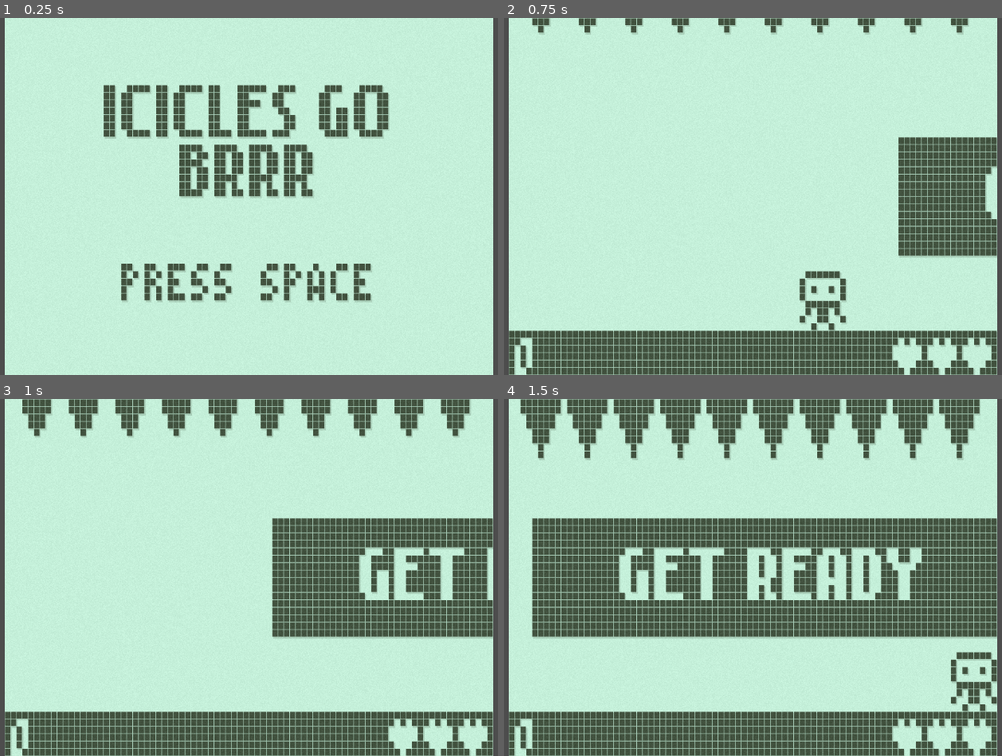
Above: before the commit, frames 1-4 (two rows, left to right).
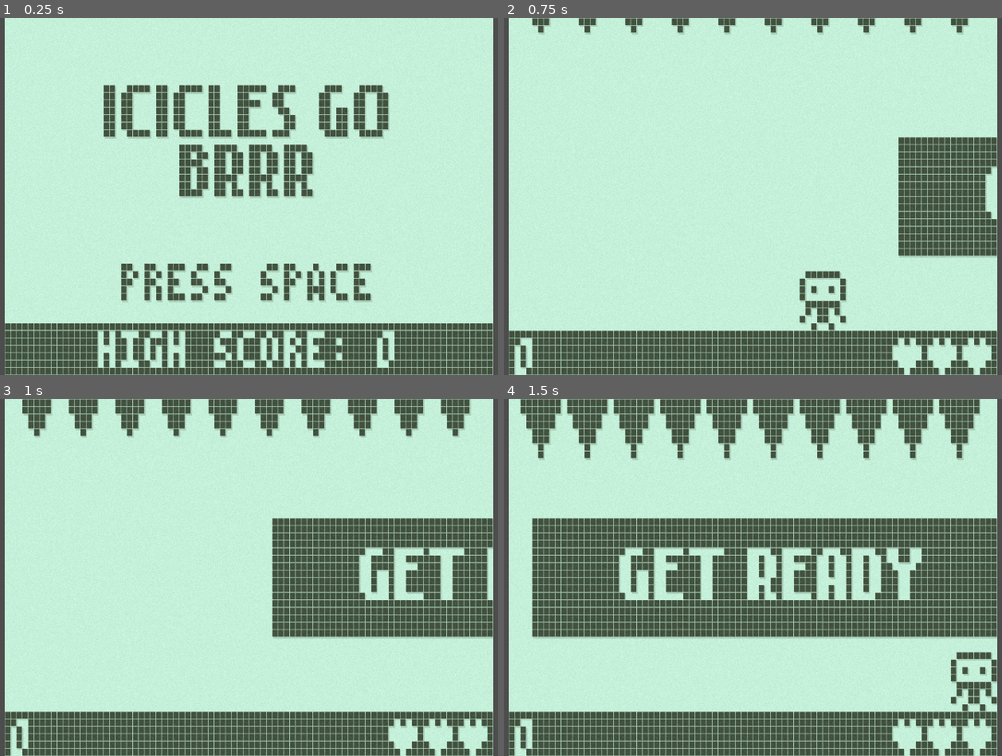
Above: after the commit, the same moments.

Repository: Qowface/nokiajam-6
Game: Godot game, scene res://main.tscn
Same seed, same stepped clock (60 frames per second), same inputs: the game is played once before the commit and once after it.
Inputs:
- Up to frame 1 (0.25 s): no input
- Up to frame 2 (0.75 s): tap Space (jump) at 0.5 s; hold Right (move_right) from 0.53 s (still down)
- Up to frame 3 (1 s): keep holding Right (move_right); tap Space (jump) at 0.77 s
- Up to frame 4 (1.5 s): keep holding Right (move_right)

The runs differ from the first frame. In frame 1, 12% of the frame differs, in the area x 0-100%, y 85-100%; in frame 2, nothing differs; in frame 3, nothing differs; in frame 4, nothing differs.

Commit message:
Implement high score.
Save and load stats from config file.
Display high score on start menu.

Diff:
--- a/scenes/start_menu.tscn
+++ b/scenes/start_menu.tscn
@@ -33,3 +33,21 @@
 text = "PRESS SPACE"
 horizontal_alignment = 1
 vertical_alignment = 1
+
+[node name="ColorRect" type="ColorRect" parent="."]
+layout_mode = 0
+offset_top = 41.0
+offset_right = 84.0
+offset_bottom = 48.0
+color = Color(0, 0, 0, 1)
+
+[node name="HighScoreLabel" type="Label" parent="."]
+layout_mode = 0
+offset_left = 1.0
+offset_top = 42.0
+offset_right = 83.0
+offset_bottom = 48.0
+theme_override_colors/font_color = Color(1, 1, 1, 1)
+theme_override_fonts/font = ExtResource("1_1fh0e")
+text = "HIGH SCORE: 123456"
+horizontal_alignment = 1
--- a/scripts/end_screen.gd
+++ b/scripts/end_screen.gd
@@ -2,14 +2,19 @@
 
 
 func _ready():
-	$ScoreLabel.text = "SCORE: " + str(Stats.score)
-
 	$ScoreLabel.visible = false
 	$NewHighScoreLabel.visible = false
 	$RestartLabel.visible = false
 
+	$ScoreLabel.text = "SCORE: " + str(Stats.score)
+	var new_high_score = Stats.check_high_score()
+
 	await get_tree().create_timer(1.0).timeout
 	$ScoreLabel.visible = true
+
+	if new_high_score:
+		await get_tree().create_timer(1.0).timeout
+		$NewHighScoreLabel.visible = true
 
 	await get_tree().create_timer(1.0).timeout
 	$RestartLabel.visible = true
--- a/scripts/icicle_game.gd
+++ b/scripts/icicle_game.gd
@@ -17,6 +17,8 @@
 
 
 func _ready():
+	Stats.reset()
+
 	start_timer.start()
 
 	for icicle in get_tree().get_nodes_in_group("icicles"):
--- a/scripts/start_menu.gd
+++ b/scripts/start_menu.gd
@@ -1,4 +1,9 @@
 extends Control
+
+
+func _ready():
+	Stats.reset()
+	$HighScoreLabel.text = "HIGH SCORE: " + str(Stats.high_score)
 
 
 func _process(delta):
--- a/scripts/stats.gd
+++ b/scripts/stats.gd
@@ -1,4 +1,38 @@
 extends Node
 
 
-var score = 0
+const CONFIG_PATH: String = "user://stats.cfg"
+
+var score: int
+var high_score: int
+
+var _config: ConfigFile
+
+
+func _ready():
+	_config = ConfigFile.new()
+	reset()
+
+
+func reset():
+	score = 0
+	load_stats()
+
+
+func check_high_score() -> bool:
+	if score > high_score:
+		high_score = score
+		save_stats()
+		return true
+	else:
+		return false
+
+
+func load_stats():
+	_config.load(CONFIG_PATH)
+	high_score = _config.get_value("scoring", "high_score", 0)
+
+
+func save_stats():
+	_config.set_value("scoring", "high_score", high_score)
+	_config.save(CONFIG_PATH)
